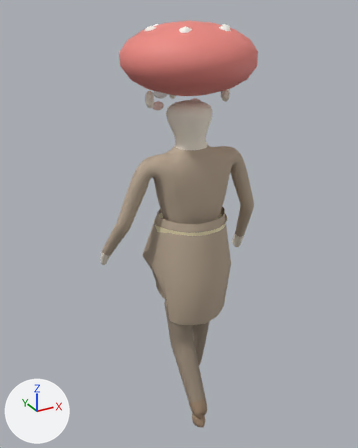
The glTF model creatures/models/people/fae_mushroom.gltf: old version first, new version second.
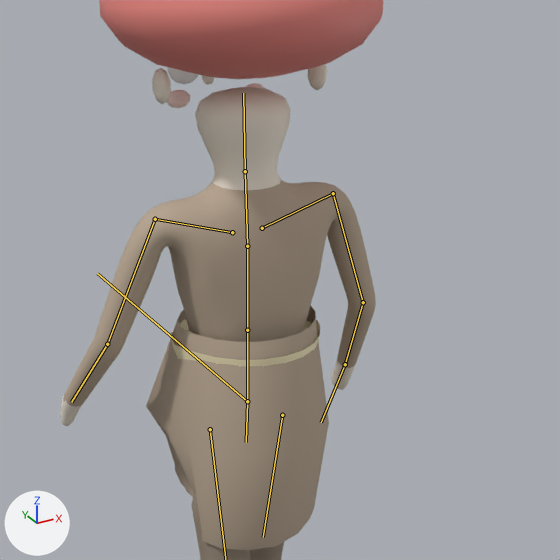
Each version is shown whole from a 50 mm camera at (-0.623, -1.065, 1.166) aimed at (-0.017, 0.039, 0.614), then close up on the part from 20% to 96% of the width and 13% to 74% of the height. Arrows for +X, +Y and +Z are at lower left; the lights stay in place. The older version's two pictures come first. Both versions are drawn at frame 15 of the action 'walk'; the numbers are the values there. The bones that change, and the others that lie on the model, are drawn over the model as lines in the close-ups.

In view in the first close-up: 'fae_mushroom'.
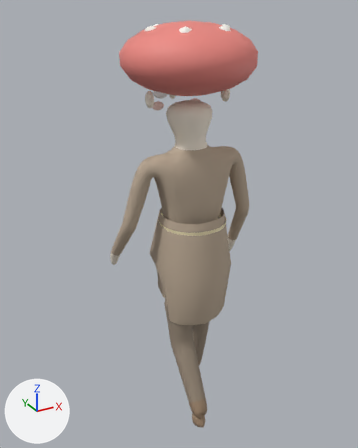
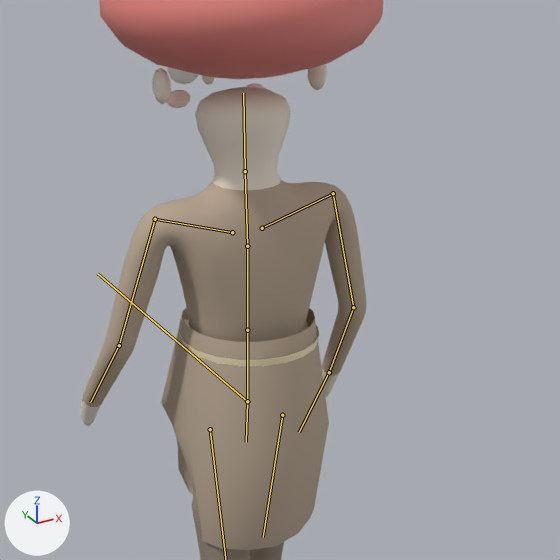
The change in detail:
Bone 'arm_l' (bone_arm_l) turns from (3, 0, 3) to (3, 0, -2) degrees about its own x, y and z.
Bone 'arm_r' (bone_arm_r) turns from (-3, 0, -3) to (-3, 0, 2) degrees about its own x, y and z.

Changed parts and their boxes [x1, y1, x2, y2] in the close-ups (560 x 560 px):
'fae_mushroom', posed
    before: [60, 0, 383, 560]
    after: [81, 0, 383, 560]
bone 'arm_l', root to tip
    before: (155, 219) to (107, 344)
    after: (155, 219) to (119, 345)
bone 'arm_r', root to tip
    before: (333, 193) to (363, 302)
    after: (333, 193) to (353, 307)
